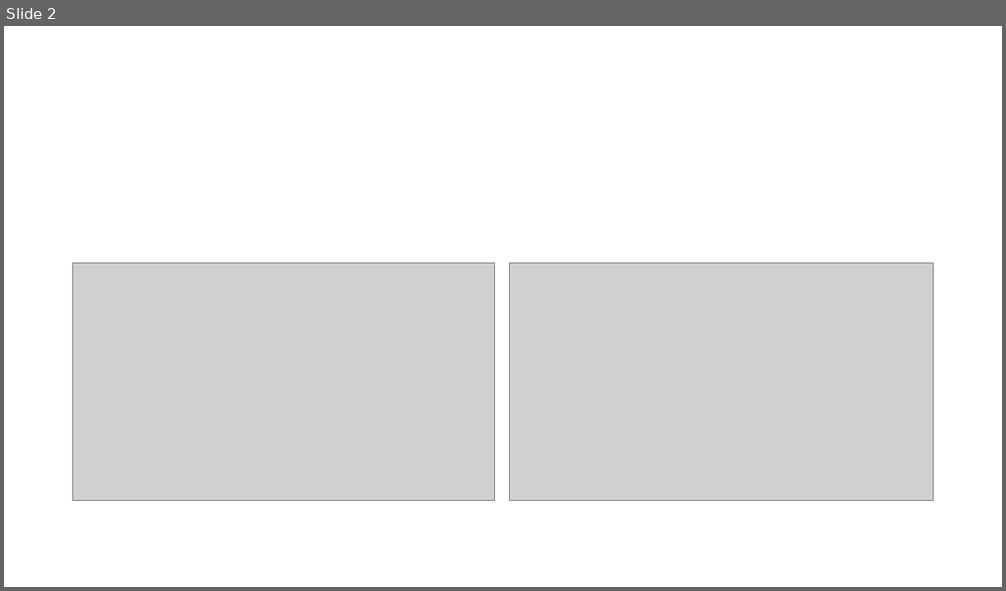
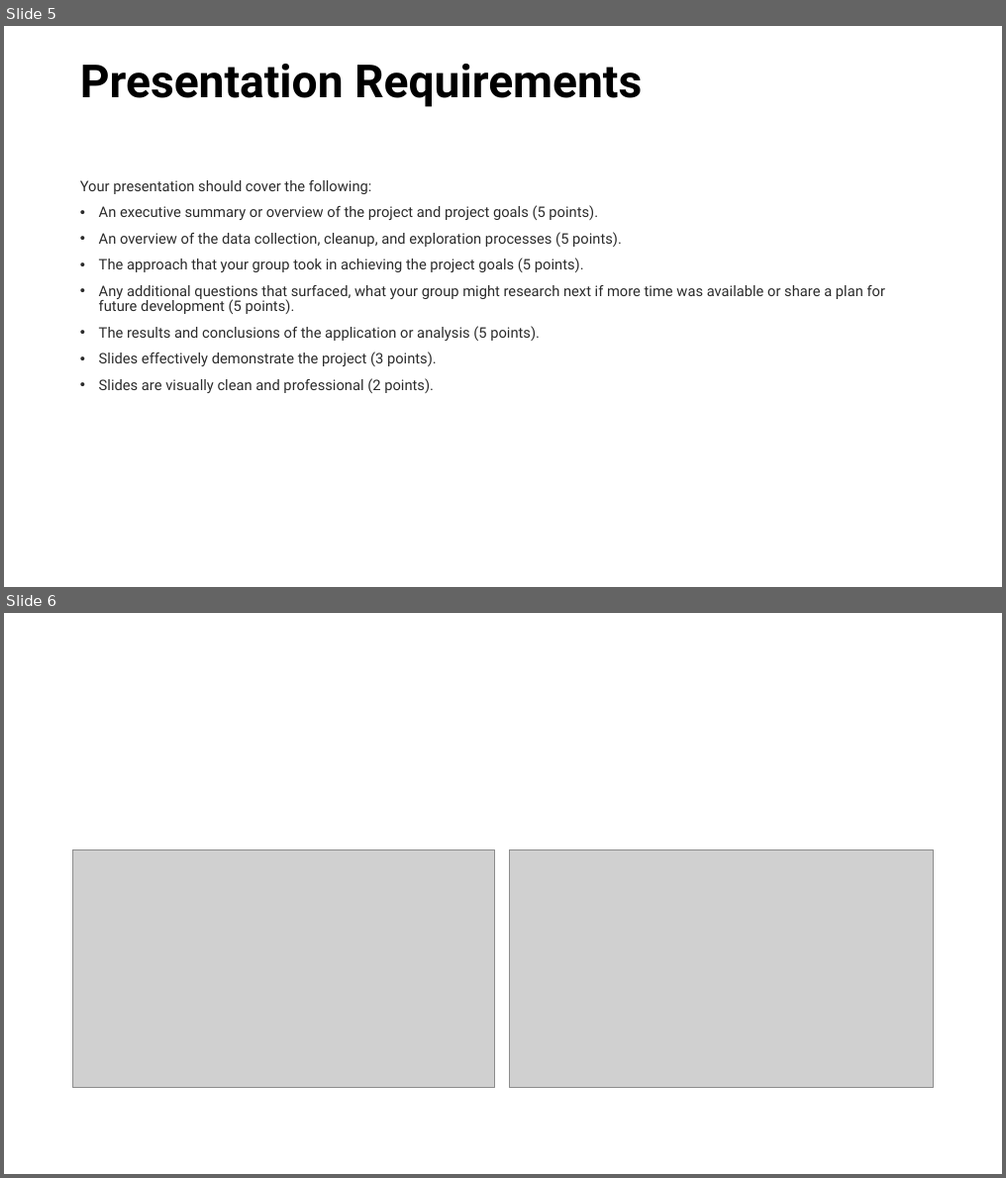
Before and after one commit to Corey-Holton/Project1, a slide deck: Working files/Group Project.pptx. Shown one above the other, each under a label of ours: slide 2 before the commit, slides 5 and 6 after it. The pictures are 1006x591 and 1006x1178 pixels, drawn with LibreOffice and Linux fonts; fonts in the diff are those of the drawing; grey boxes stand for pictures. Boxes give left, top, right and bottom in pixels: in the first picture for what was removed or moved away, otherwise in the second. Text is boxed around its words. In the diff, an @@ line names an element or a change of style, - is before the commit and + after.

```diff
--- a/Working files/Group Project.pptx
+++ b/Working files/Group Project.pptx
@@ slide 5 added at (x1=4, y1=26, x2=1002, y2=587), background #FFFFFF @@
@@ title added at (x1=80, y1=64, x2=642, y2=107), 44 pt, text #000000, bold @@
+Presentation Requirements
@@ text added at (x1=80, y1=180, x2=885, y2=393), 14 pt, text #2B2B2B @@
+Your presentation should cover the following:
+• An executive summary or overview of the project and project goals (5 points).
+• An overview of the data collection, cleanup, and exploration processes (5 points).
+• The approach that your group took in achieving the project goals (5 points).
+• Any additional questions that surfaced, what your group might research next if more time was available or share a plan for future development (5 points).
+• The results and conclusions of the application or analysis (5 points).
+• Slides effectively demonstrate the project (3 points).
+• Slides are visually clean and professional (2 points).
@@ what was slide 2 is now slide 6 @@
```
Also in this commit, not shown: 4 other slides added, 1 slide removed.
